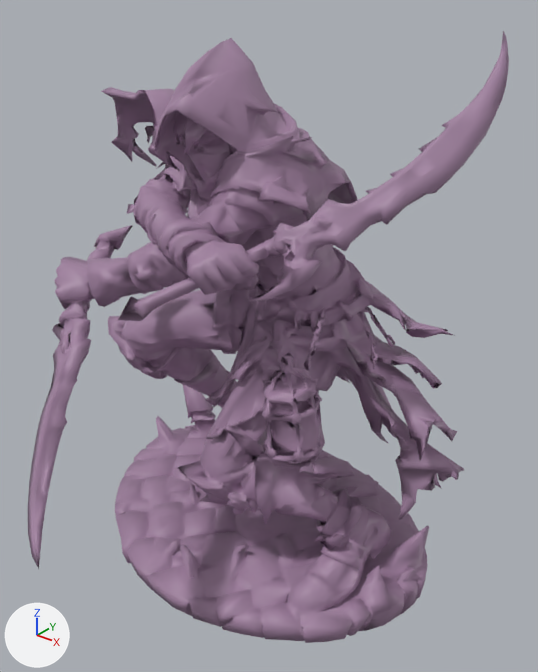
One commit to the glTF model assets/images/battle/glb/companions/lantern-reaver.glb: the scene before it, then after it.
One viewpoint serves both versions: a camera (50 mm lens) standing at (1.59, -1.61, 2.06) and looking at (0.19, 0.15, 0.97). Every picture has the same lights, and +X, +Y and +Z are marked at lower left. The older version comes first.

Script lines for the objects in view, before the commit:
```python
me_model = bpy.data.meshes.new('model')
me_model.from_pydata(...)  # 7850 vertices, 15465 faces; spans x -0.79..0.79, y -0.87..0.86, z 0.0..1.91
me_model.materials.append(mat_lantern_reaver)
ob_lantern_reaver_body = bpy.data.objects.new('lantern-reaver_body', me_model)
ob_lantern_reaver_body.location = (0.0, 0.0, 0.0)
```
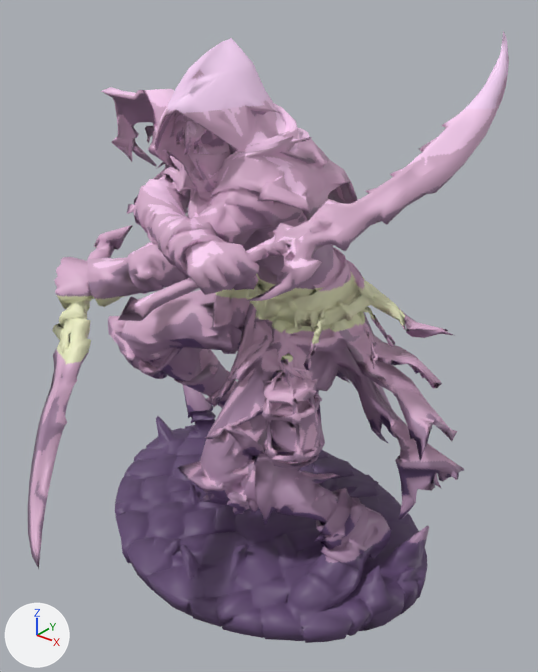
What differs and where, as boxes [x1, y1, x2, y2] in the pictures (538 x 672 px):
'lantern-reaver_body', recoloured: [28, 31, 509, 643] in both

Edits to the bpy script that builds the scene:
```text
Add img_lantern_reaver_cartoon_albedo_v01:
    img_lantern_reaver_cartoon_albedo_v01 = load_image('lantern-reaver-cartoon-albedo-v01', '_unpacked/lantern-reaver-cartoon-albedo-v01', 1024, 1024, 'sRGB')
Add mat_lantern_reaver_toon_albedo:
    mat_lantern_reaver_toon_albedo = bpy.data.materials.new('lantern-reaver_toon_albedo')
    # uses the picture img_abyssal_toon_normal_v01
    # uses the picture img_lantern_reaver_cartoon_albedo_v01
Change me_model:
    where me_model.from_pydata(...)  # 7850 vertices, 15465 faces; spans x -0.79..0.79, y -0.87..0.86, z 0.0..1.91
    remove me_model.materials.append(mat_lantern_reaver)
    add me_model.materials.append(mat_lantern_reaver_toon_albedo)
```
